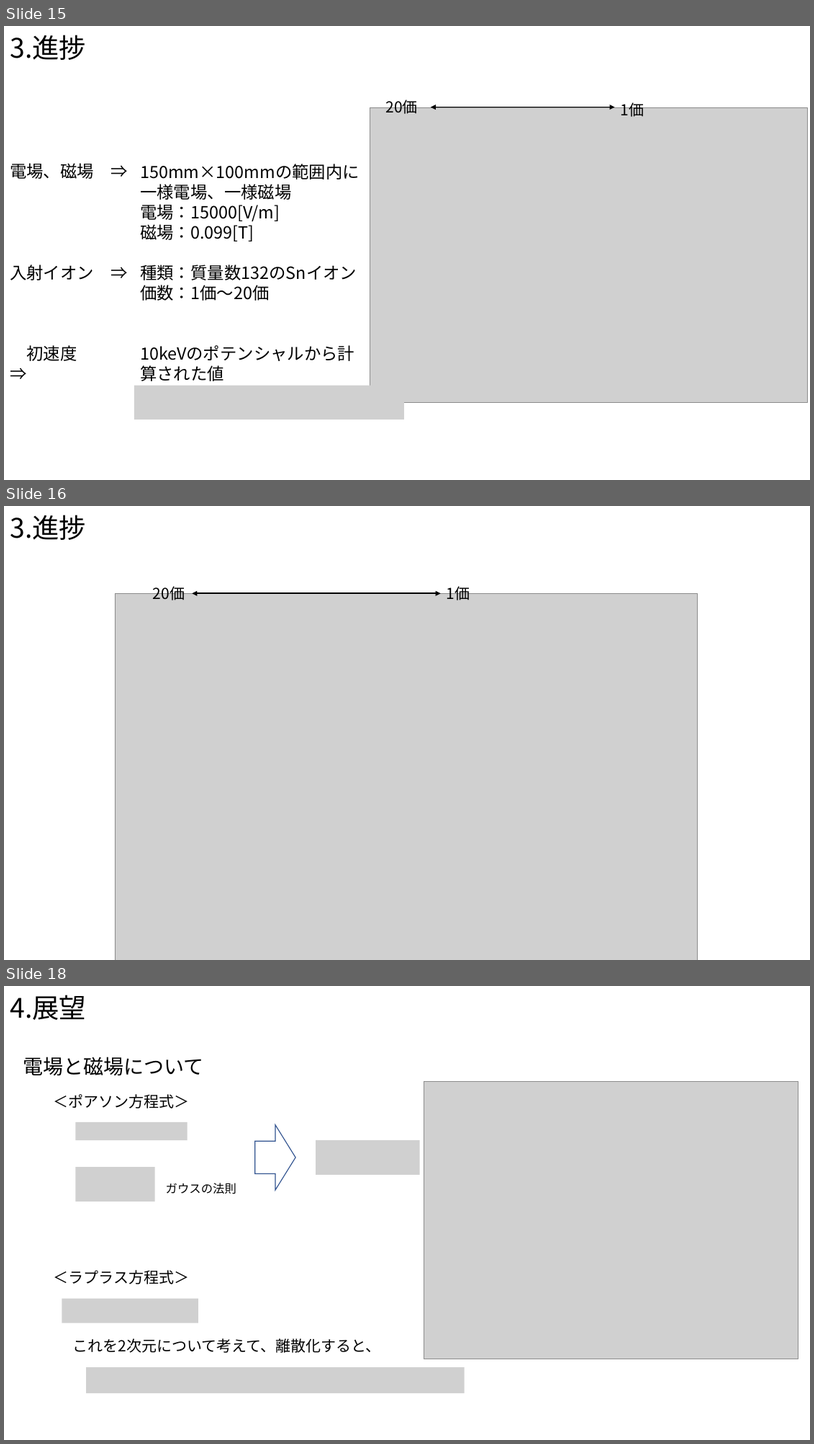
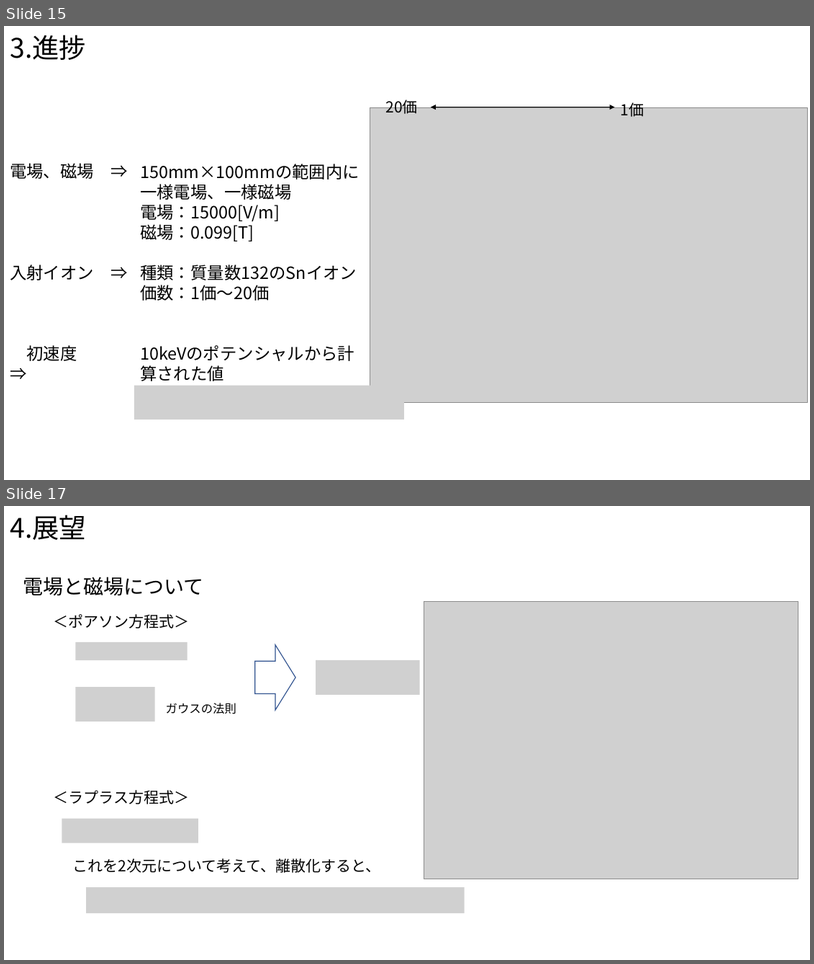
Before and after one commit to Takeuchi-yuya/Ksimulation, a slide deck: docs/中間発表.pptx. Shown one above the other, each under a label of ours: slides 15, 16 and 18 before the commit, slides 15 and 17 after it; the slides between them are not shown. The pictures are 814x1444 and 814x964 pixels, drawn with LibreOffice and Linux fonts; fonts in the diff are those of the drawing; grey boxes stand for pictures. Boxes give left, top, right and bottom in pixels: in the first picture for what was removed or moved away, otherwise in the second. Text is boxed around its words. In the diff, an @@ line names an element or a change of style, - is before the commit and + after.

```diff
--- a/docs/中間発表.pptx
+++ b/docs/中間発表.pptx
@@ slide 16 removed at box(4, 506, 810, 960), background #FFFFFF @@
@@ text removed at box(10, 515, 86, 540) @@
-3.進捗
@@ group removed at box(115, 584, 697, 960): 2 texts, 1 picture, 1 double arrow @@
-20価
-1価
@@ what was slide 18 is now slide 17 @@
```
Also in this commit, not shown: 10 slides changed, 1 other file.
